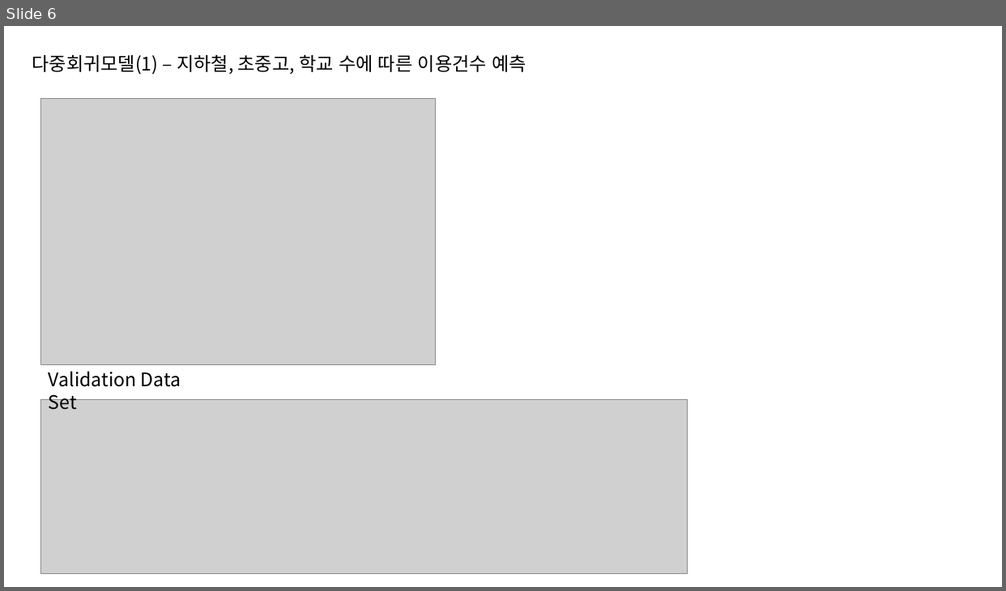
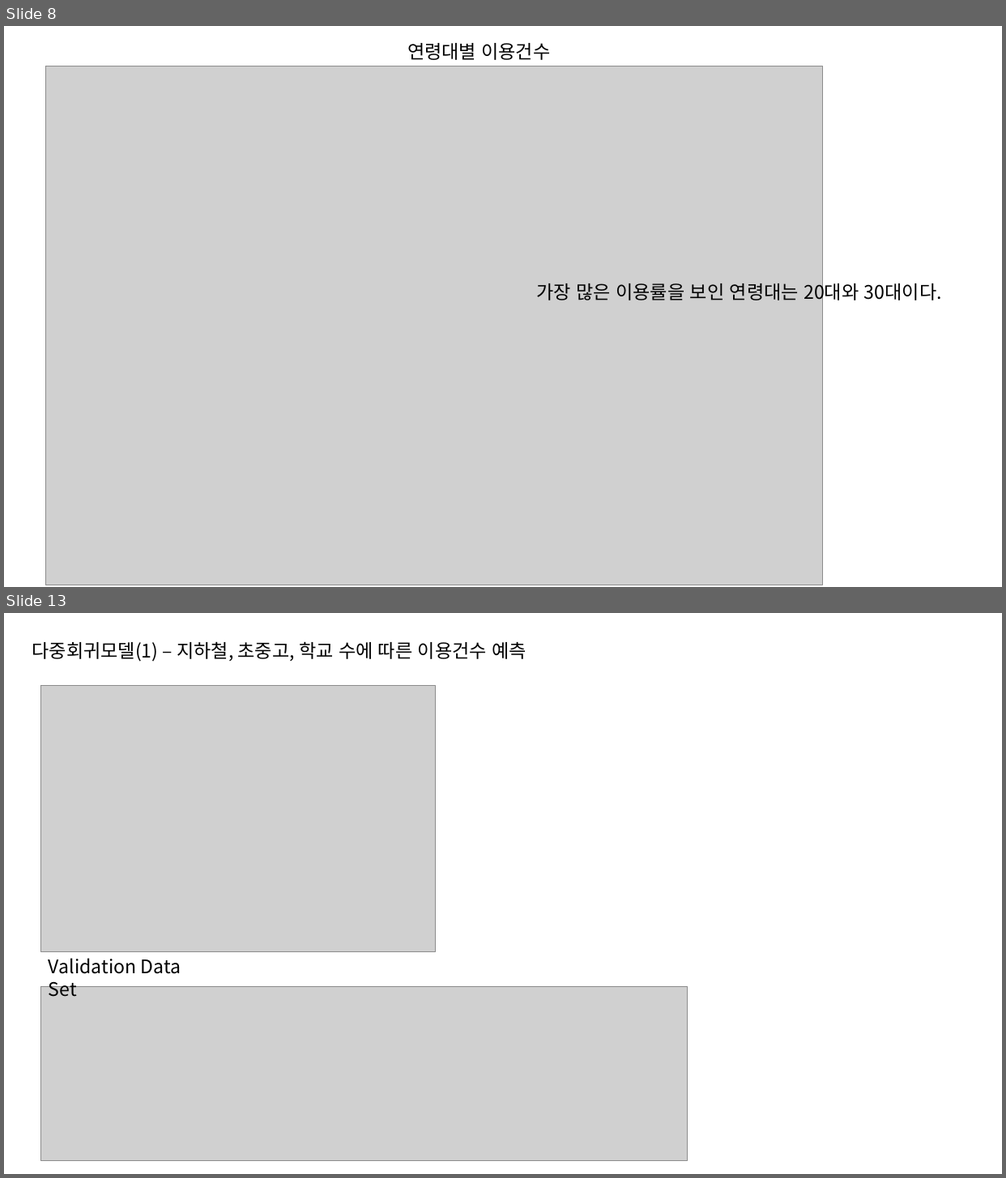
Before and after one commit to nyeoni/R-bike-analysis, a slide deck: FinalProject.pptx. Shown one above the other, each under a label of ours: slide 6 before the commit, slides 8 and 13 after it; the slides between them are not shown. The pictures are 1006x591 and 1006x1178 pixels, drawn with LibreOffice and Linux fonts; fonts in the diff are those of the drawing; grey boxes stand for pictures. Boxes give left, top, right and bottom in pixels: in the first picture for what was removed or moved away, otherwise in the second. Text is boxed around its words. In the diff, an @@ line names an element or a change of style, - is before the commit and + after.

```diff
--- a/FinalProject.pptx
+++ b/FinalProject.pptx
@@ slide 8 added at <box>4,26,1002,587</box>, background #FFFFFF @@
@@ text added at <box>407,43,550,60</box>, 18 pt, text #000000 @@
+연령대별 이용건수
@@ picture added at <box>46,66,823,585</box> @@
@@ text added at <box>536,280,942,303</box>, 18 pt, text #000000 @@
+가장 많은 이용률을 보인 연령대는 20대와 30대이다.
@@ what was slide 6 is now slide 13 @@
```
Also in this commit, not shown: 1 slide changed, 10 other slides added, 6 slides removed, 1 other file.
